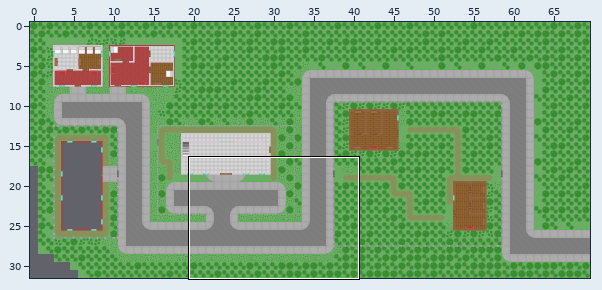
Tiled map (JSON), stored at maps/Map1.json. The first picture is a wide view before the edit; the outline marks the close-up.
Close-up. Earlier state:
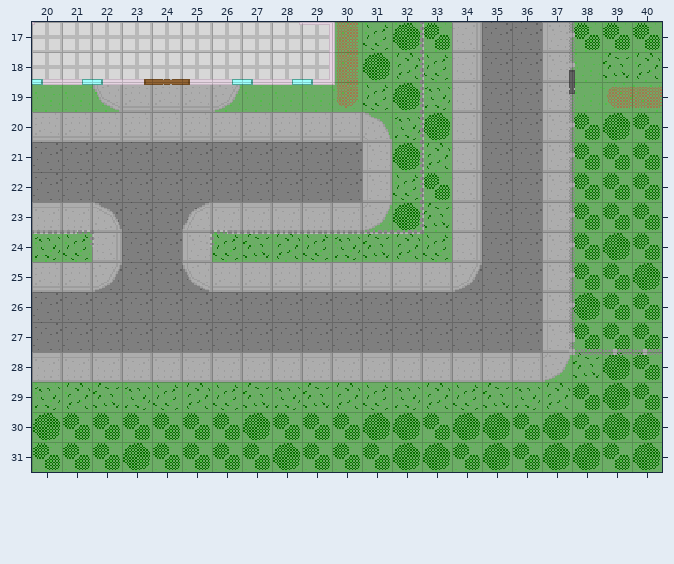
Cells are 20x20 px. Shown: x 20..40, y 17..31. The commit also changed other parts of the map, which this record leaves out.
After:
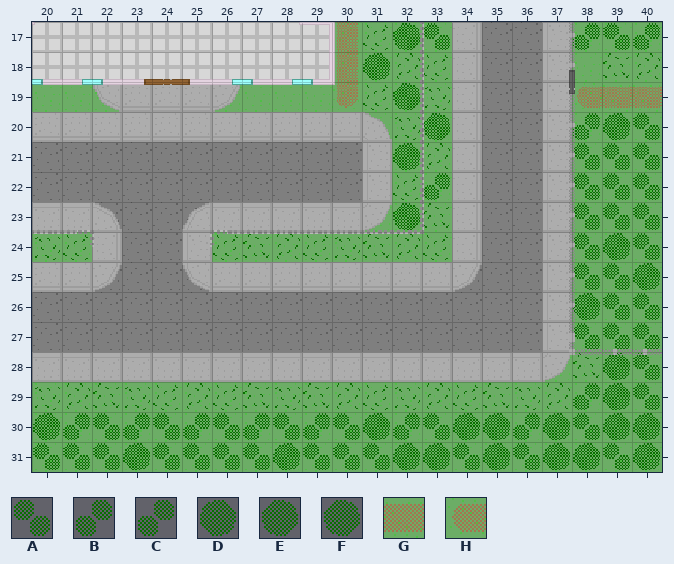
Key: from "TilesetGround": A 48 "Vegetation1", B 48 turned 270 "Vegetation1", C 48 turned 90 "Vegetation1", D 57 "Vegetation2", E 57 turned 270 "Vegetation2", F 57 turned 90 "Vegetation2", G 95 turned 90 "TrailStraight1", H 97 turned 270 "TrailEnd1".
_ is an empty cell.
Tiles replaced or removed in this view: A, D.
Edits made:
Changed rows in their new state; . is an unchanged cell.
Layer "FloorGround/GroundDetail":
first column x 32:
17 E.....C.C
19 F.....HG.
20 .F....C..
22 .C.......
23 E........
first column x 21:
29 .................C
30 B.C.B.C.B..C...B..
